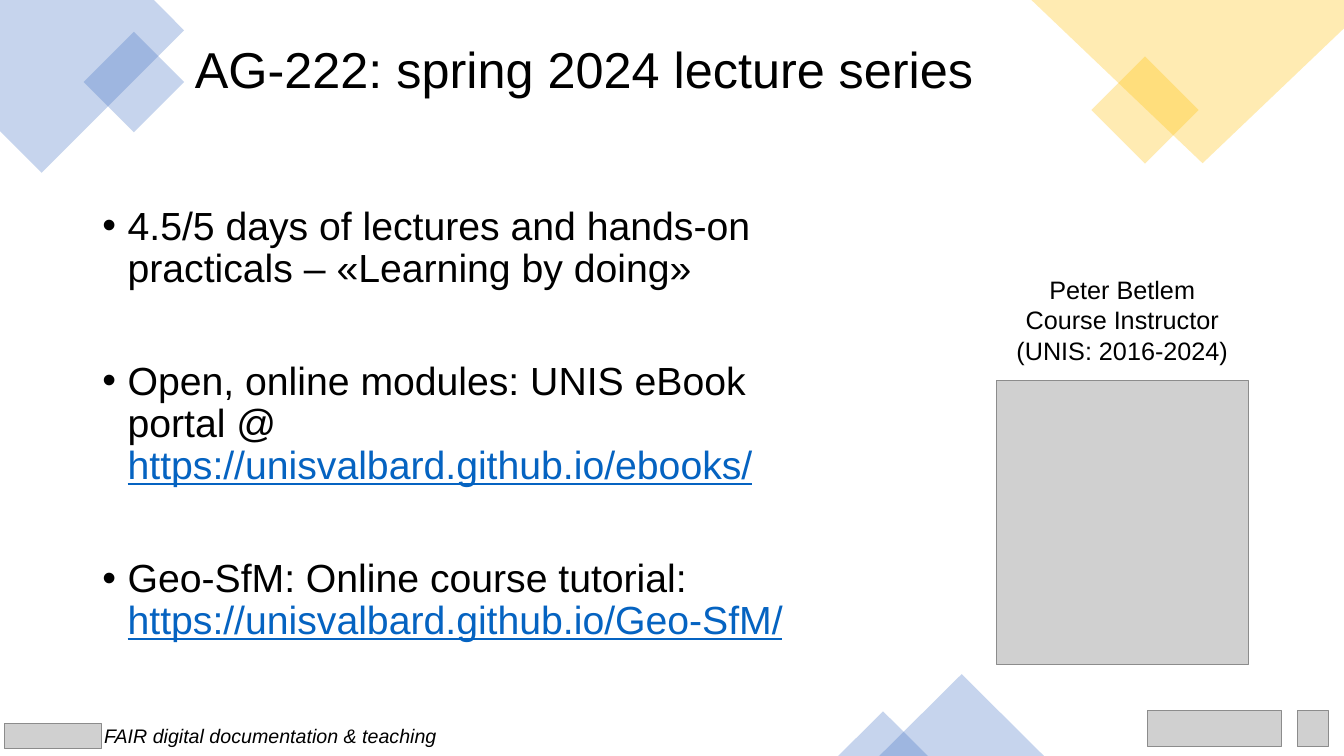
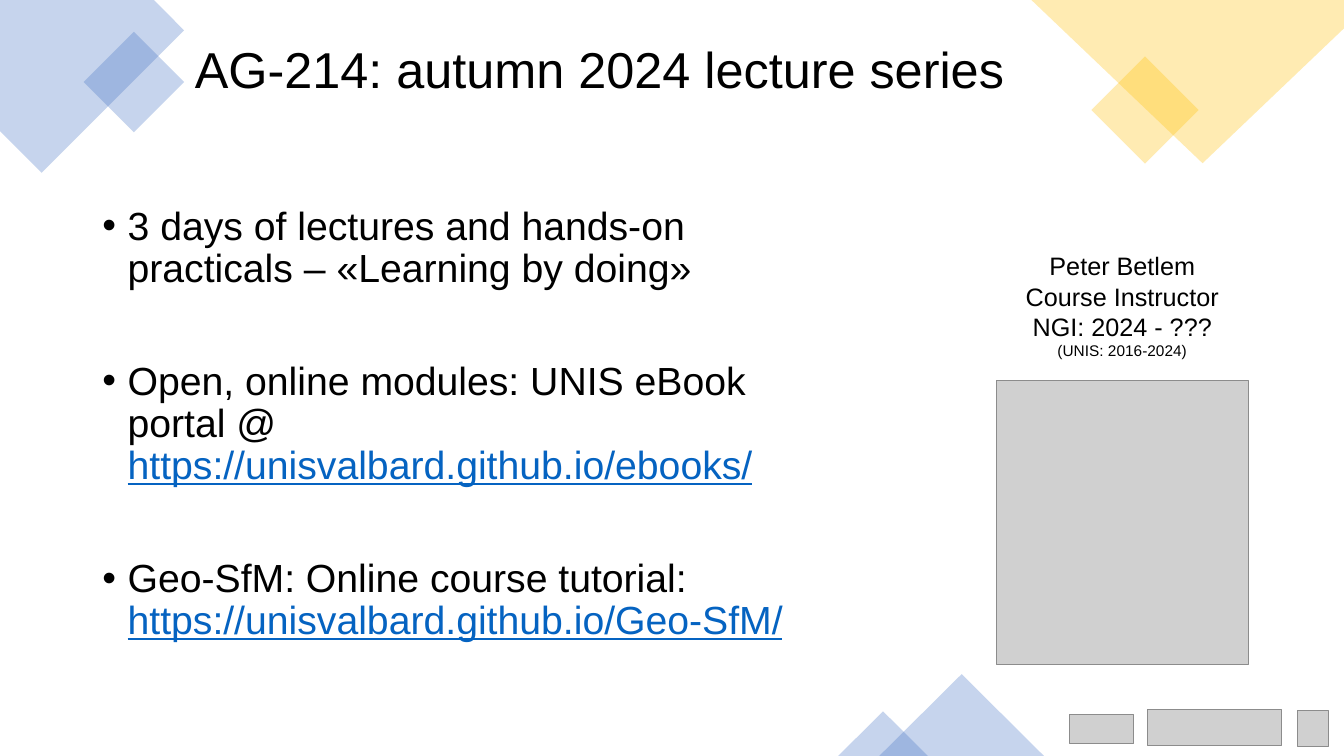
Before and after one commit to UNISvalbard/Geo-SfM, a slide deck: slide 2 of extra/slides/ppt/intro/intro.pptx. Drawn at 1344x756 pixels with LibreOffice and Linux fonts; fonts in the diff are those of the drawing; grey boxes stand for pictures. Boxes give left, top, right and bottom in pixels: in the first picture for what was removed or moved away, otherwise in the second. Text is boxed around its words. In the diff, an @@ line names an element or a change of style, - is before the commit and + after.

Commit message:
update slides and geomodel sessions for 2024 autumn teaching

```diff
--- a/extra/slides/ppt/intro/intro.pptx
+++ b/extra/slides/ppt/intro/intro.pptx
@@ title at (195,51,1004,89): text changed @@
-AG-222: spring 2024 lecture series
+AG-214: autumn 2024 lecture series
@@ text at (128,211,692,290): text changed @@
-• 4.5/5 days of lectures and hands-on practicals – «Learning by doing»
+• 3 days of lectures and hands-on practicals – «Learning by doing»
@@ text "Peter Betlem": place and size @@
-text "Peter Betlem" at (1016,280,1228,365)
+text "Peter Betlem" at (1026,256,1219,360)
@@ text at (1033,318,1147,337): paragraph added @@
+NGI: 2024 - ???
@@ text at (1057,345,1187,360): size 18 to 11 pt in "(UNIS: 2016-2024)" @@
@@ picture added at (1070,715,1133,745) @@
@@ picture removed at (5,724,102,749) @@
@@ text removed at (104,728,436,747) @@
-FAIR digital documentation & teaching
```
Also in this commit, not shown: 6 other slides changed, 46 other files.
